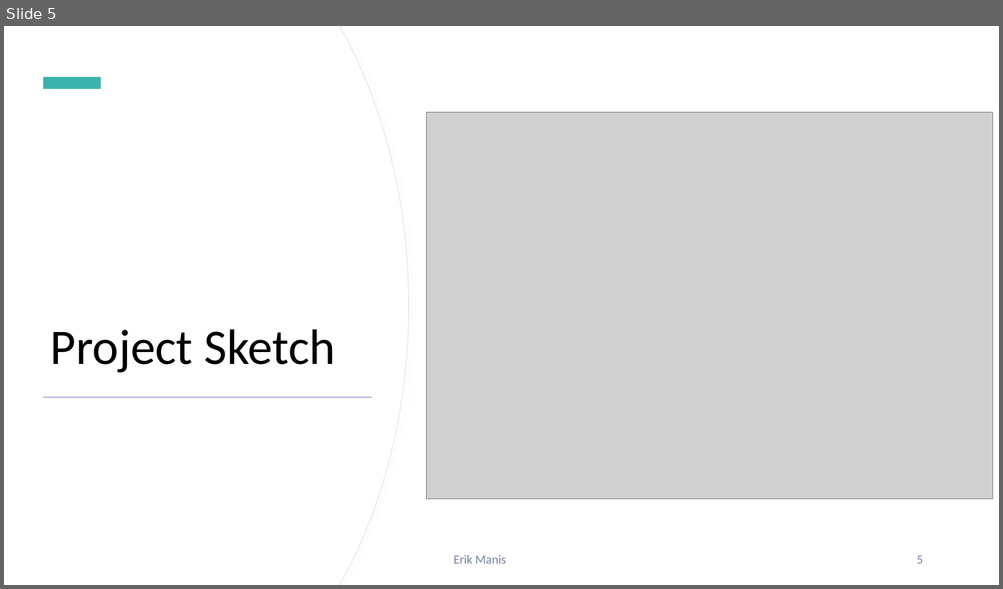
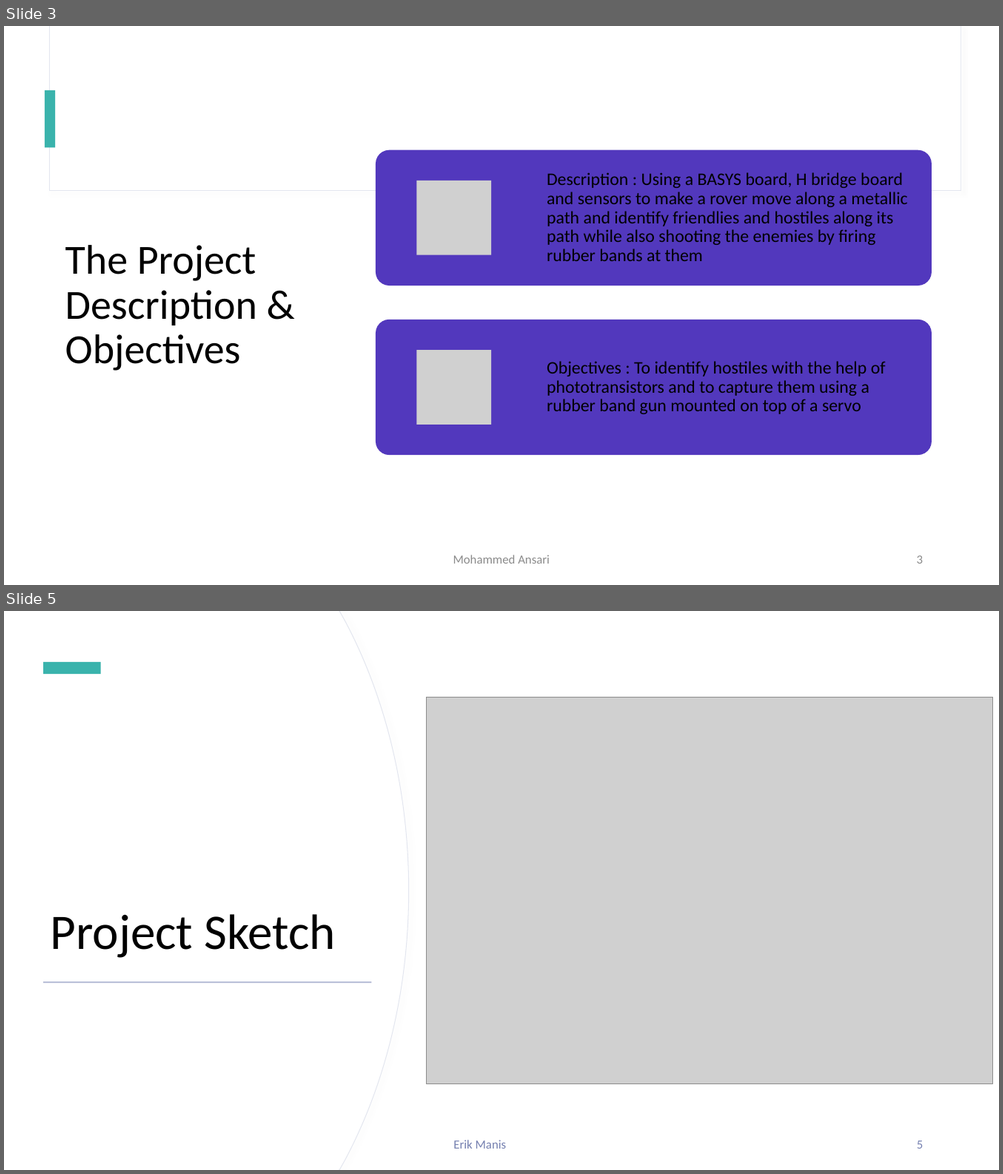
Before and after one commit to dirkt68/pl1-robotics, a slide deck: Presentations/Slides/Presentation_Feb_17.pptx. Shown one above the other, each under a label of ours: slide 5 before the commit, slides 3 and 5 after it; the slides between them are not shown. The pictures are 1003x589 and 1003x1174 pixels, drawn with LibreOffice and Linux fonts; fonts in the diff are those of the drawing; grey boxes stand for pictures. Boxes give left, top, right and bottom in pixels: in the first picture for what was removed or moved away, otherwise in the second. Text is boxed around its words. In the diff, an @@ line names an element or a change of style, - is before the commit and + after.

```diff
--- a/Presentations/Slides/Presentation_Feb_17.pptx
+++ b/Presentations/Slides/Presentation_Feb_17.pptx
@@ slide 3 added at (4, 26, 999, 585), background #FFFFFF; not listed: 2 template elements that a slide beside it also shows @@
@@ rectangle added at (45, 90, 56, 147), fill #3AB3AC @@
@@ title added at (65, 245, 257, 371), 40 pt, text #000000 @@
+The Project Description & Objectives
@@ group added at (375, 150, 931, 456): 2 rounded rectangles, 2 pictures, 2 texts @@
+Description : Using a BASYS board, H bridge board and sensors to make a rover move along a metallic path and identify friendlies and hostiles along its path while also shooting the enemies by firing rubber bands at them
+Objectives : To identify hostiles with the help of phototransistors and to capture them using a rubber band gun mounted on top of a servo
@@ text added at (453, 555, 549, 564), 12 pt, text #8C8C8C @@
+Mohammed Ansari
@@ page number added at (916, 556, 922, 564), 12 pt, text #8C8C8C @@
+3
```
Also in this commit, not shown: 4 slides changed, 1 other slide added, 4 slides removed, 5 other files.
